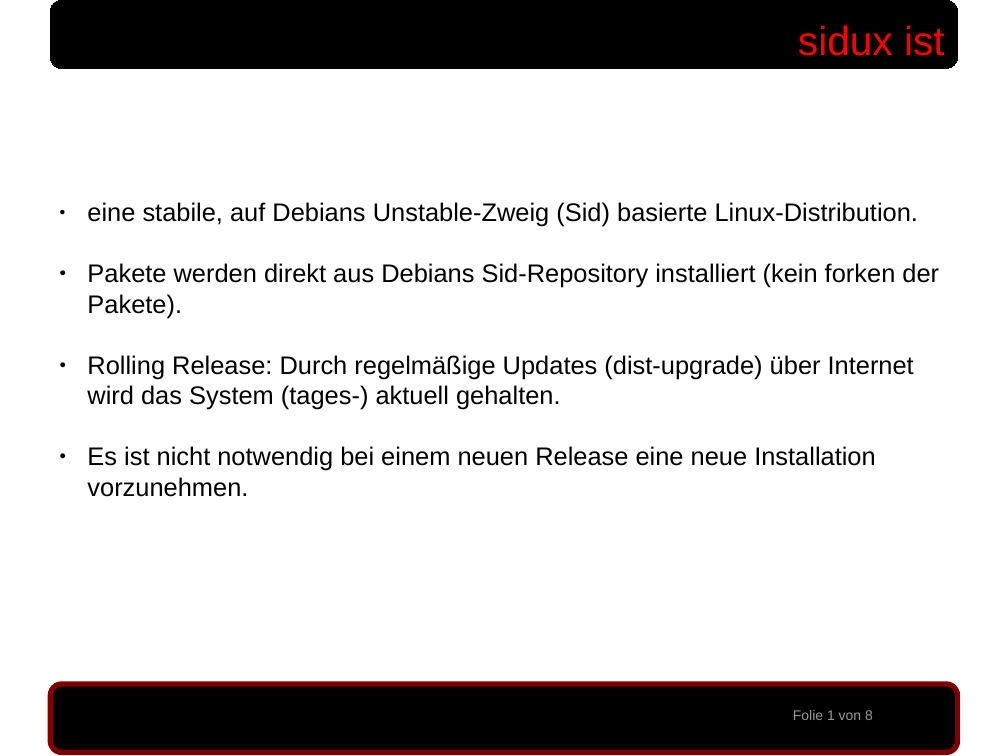
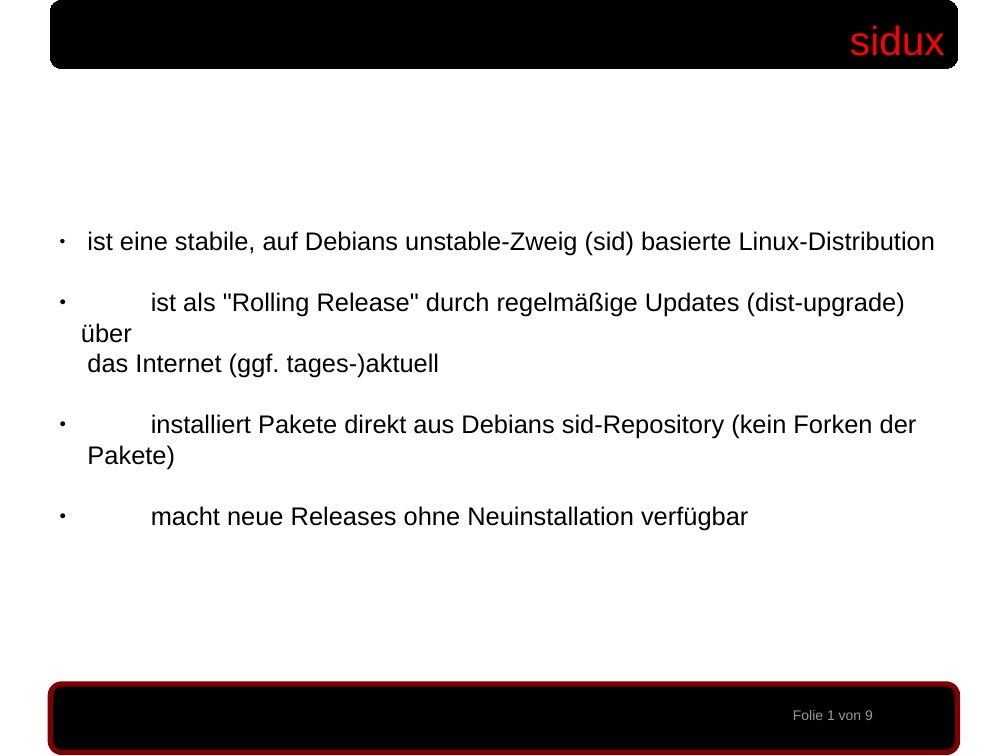
Before and after one commit to sidux-ev/praesentation, a slide deck: slide 1 of bin/sigint2010_koeln.odp. Drawn at 1008x756 pixels with LibreOffice and Linux fonts; fonts in the diff are those of the drawing; background and template pictures are left out. Boxes give left, top, right and bottom in pixels: in the first picture for what was removed or moved away, otherwise in the second. Text is boxed around its words. In the diff, an @@ line names an element or a change of style, - is before the commit and + after.

```diff
--- a/bin/sigint2010_koeln.odp
+++ b/bin/sigint2010_koeln.odp
@@ text at (x1=850, y1=25, x2=945, y2=56): text changed @@
-sidux ist
+sidux
@@ text at (x1=81, y1=231, x2=935, y2=530): text changed @@
-● eine stabile, auf Debians Unstable-Zweig (Sid) basierte Linux-Distribution.
-● Pakete werden direkt aus Debians Sid-Repository installiert (kein forken der
-Pakete).
-● Rolling Release: Durch regelmäßige Updates (dist-upgrade) über Internet
-wird das System (tages-) aktuell gehalten.
-● Es ist nicht notwendig bei einem neuen Release eine neue Installation
-vorzunehmen.
+● ist eine stabile, auf Debians unstable-Zweig (sid) basierte Linux-Distribution
+● ist als "Rolling Release" durch regelmäßige Updates (dist-upgrade) über
+  das Internet (ggf. tages-)aktuell
+● installiert Pakete direkt aus Debians sid-Repository (kein Forken der
+  Pakete)
+● macht neue Releases ohne Neuinstallation verfügbar
@@ text at (x1=793, y1=710, x2=873, y2=720): text changed @@
-Folie 1 von 8
+Folie 1 von 9
```
Also in this commit, not shown: 7 other slides changed, 1 slide added, 2 other files.
